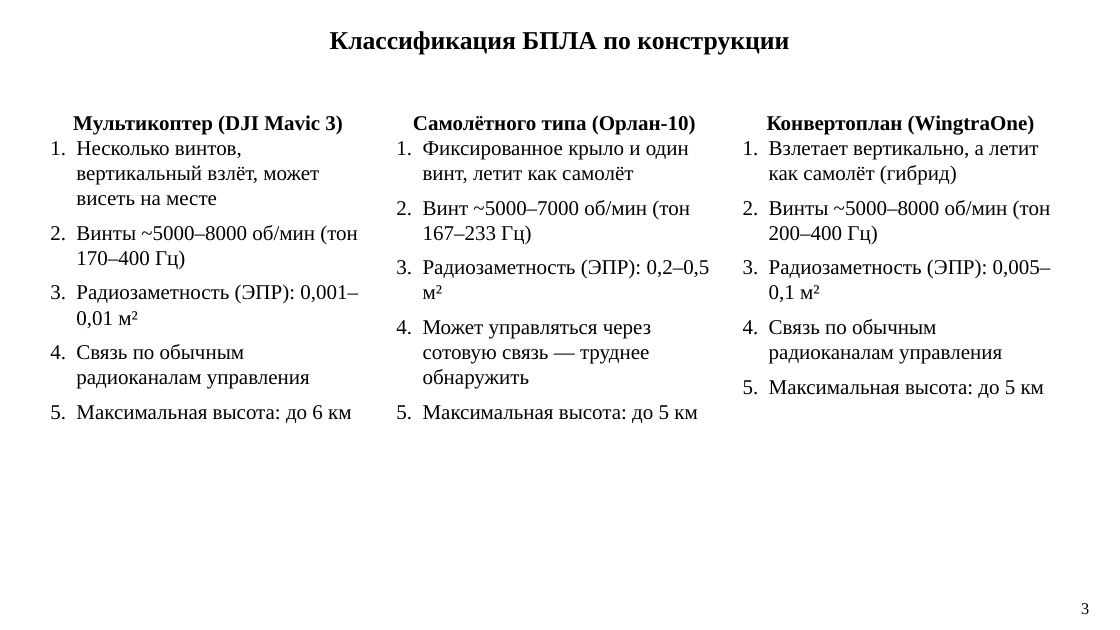
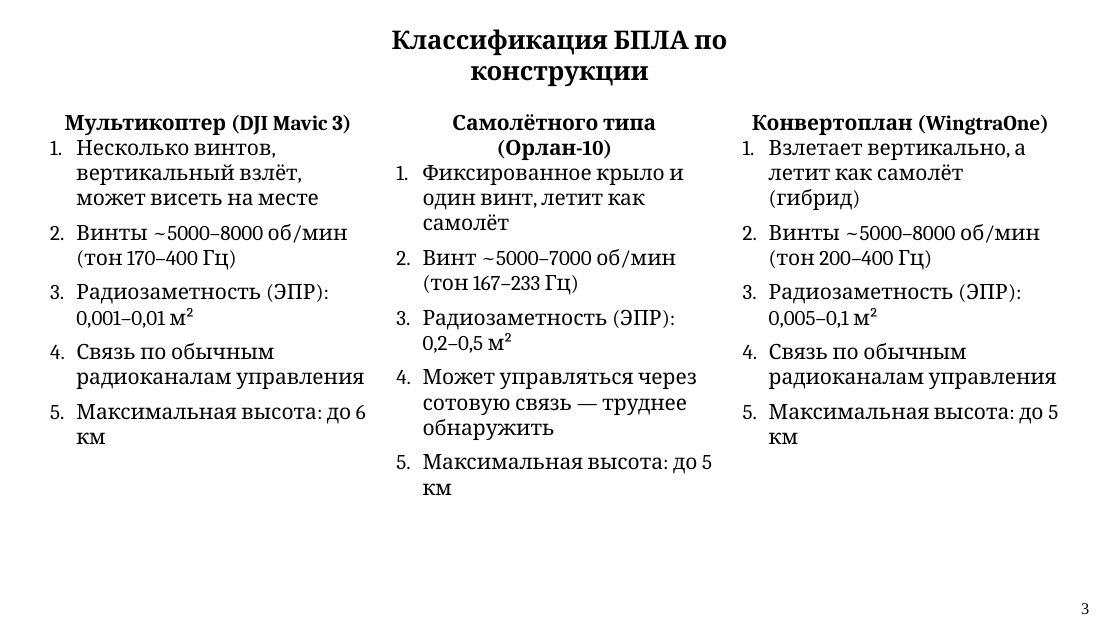
Before and after one commit to PatheticOTD/drone_detection, a slide deck: slide 3 of Drone_detection_VKR_v3.pptx. Drawn at 1120x630 pixels with LibreOffice and Linux fonts; fonts in the diff are those of the drawing. Boxes give left, top, right and bottom in pixels: in the first picture for what was removed or moved away, otherwise in the second. Text is boxed around its words. In the diff, an @@ line names an element or a change of style, - is before the commit and + after.

```diff
--- a/Drone_detection_VKR_v3.pptx
+++ b/Drone_detection_VKR_v3.pptx
@@ font Times New Roman to Cambria in 4 elements at (x1=65, y1=115, x2=366, y2=424), (x1=752, y1=115, x2=1058, y2=444), (x1=423, y1=114, x2=712, y2=495), (x1=392, y1=29, x2=727, y2=86) @@
@@ text "Классификация БПЛА по конструкции" moved from (x1=330, y1=31, x2=789, y2=55) to (x1=392, y1=29, x2=727, y2=86) @@
```
Also in this commit, not shown: 12 other slides changed, 1 slide added, 1 other file.
